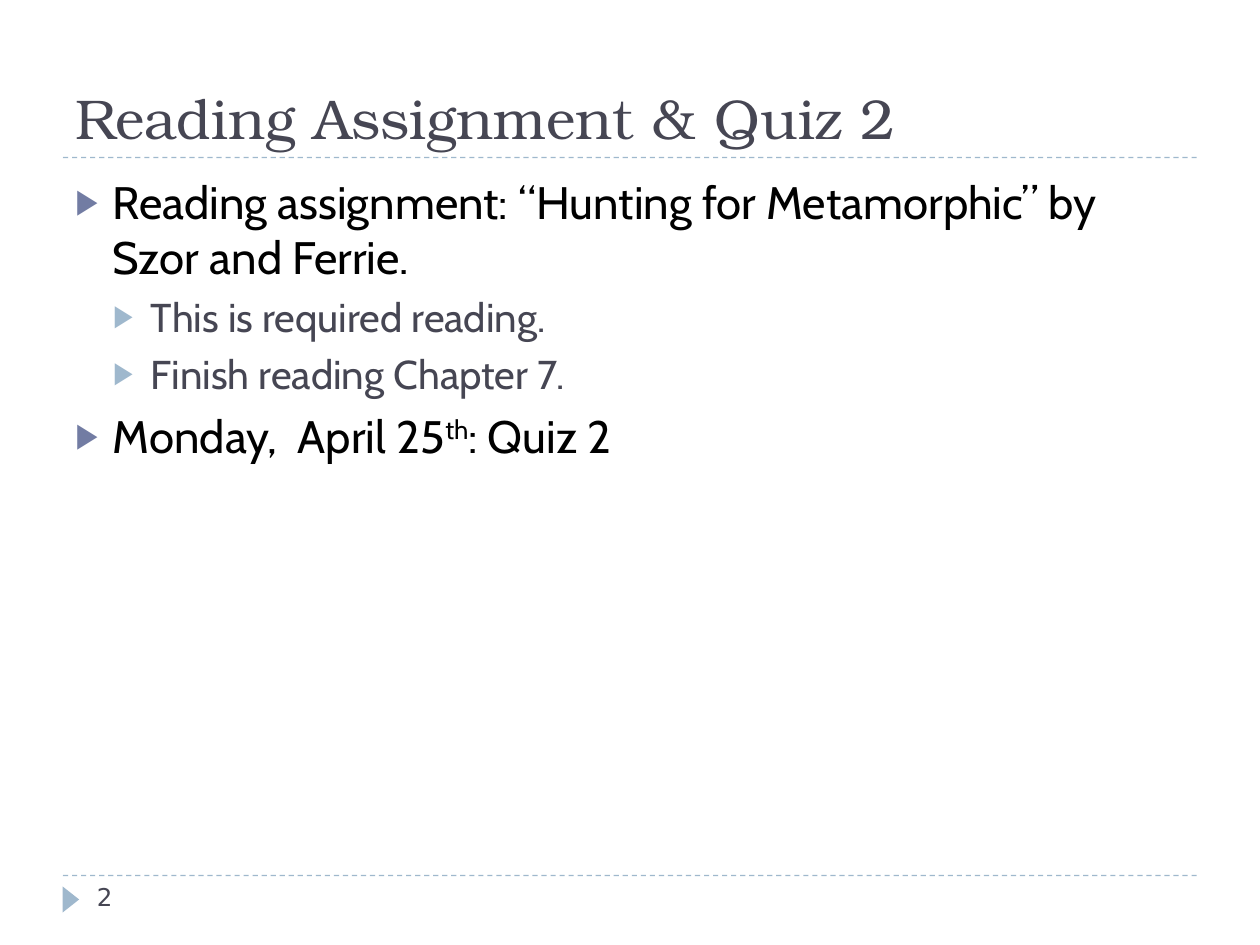
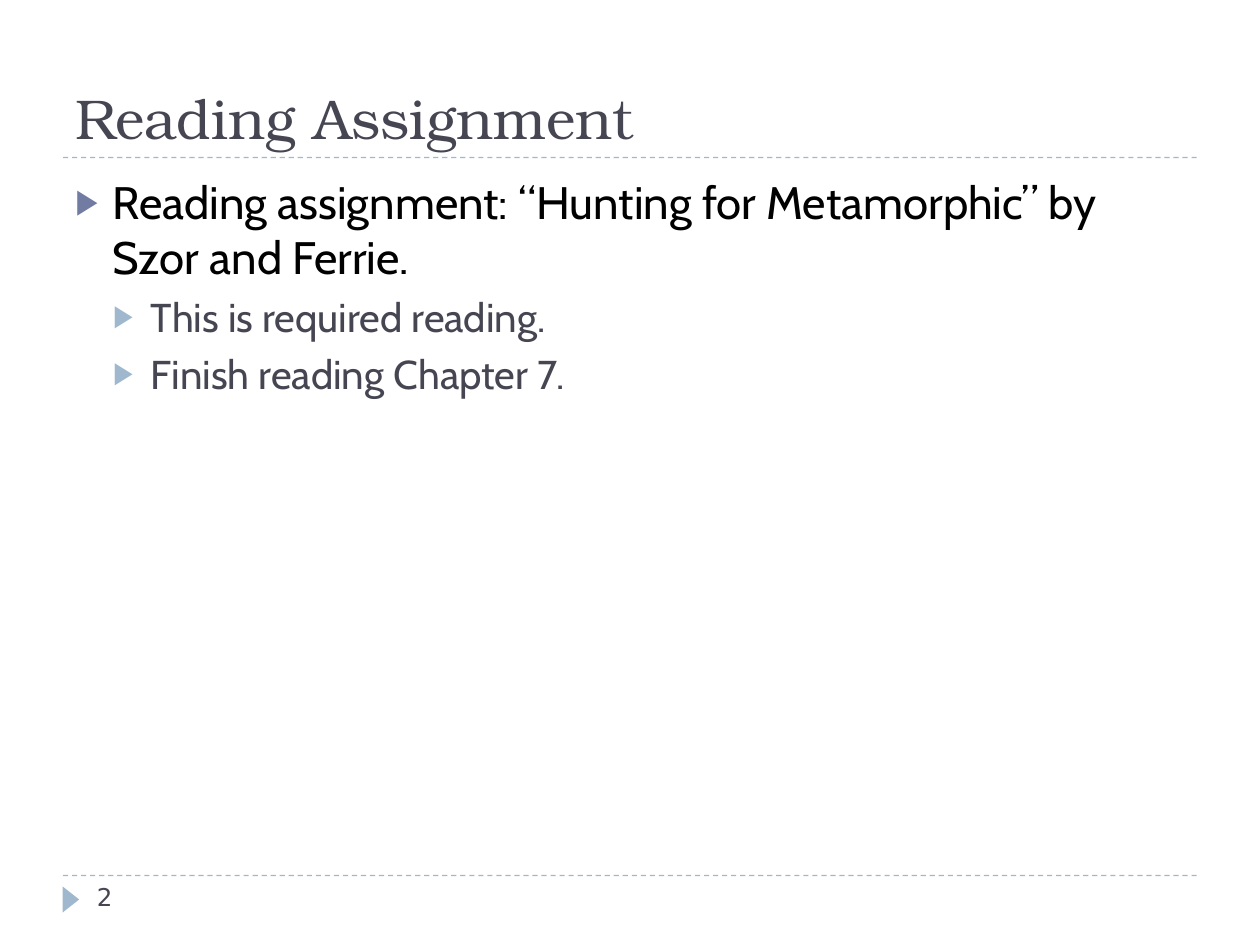
Before and after one commit to harrisonwl/harrisonwl.github.io, a slide deck: slide 2 of assets/courses/malware/spring2017/slides/FinalWeeks/PolyMetamorphic.ppt. Drawn at 1260x945 pixels with LibreOffice and Linux fonts; fonts in the diff are those of the drawing. Boxes give left, top, right and bottom in pixels: in the first picture for what was removed or moved away, otherwise in the second. Text is boxed around its words. In the diff, an @@ line names an element or a change of style, - is before the commit and + after.

```diff
--- a/assets/courses/malware/spring2017/slides/FinalWeeks/PolyMetamorphic.ppt
+++ b/assets/courses/malware/spring2017/slides/FinalWeeks/PolyMetamorphic.ppt
@@ title at <box>76,99,634,153</box>: text changed @@
-Reading Assignment & Quiz 2
+Reading Assignment
@@ text at <box>113,419,612,463</box>: paragraph removed @@
-▶ Monday, April 25th: Quiz 2
```
Also in this commit, not shown: 2 other slides changed, 1 other file.
